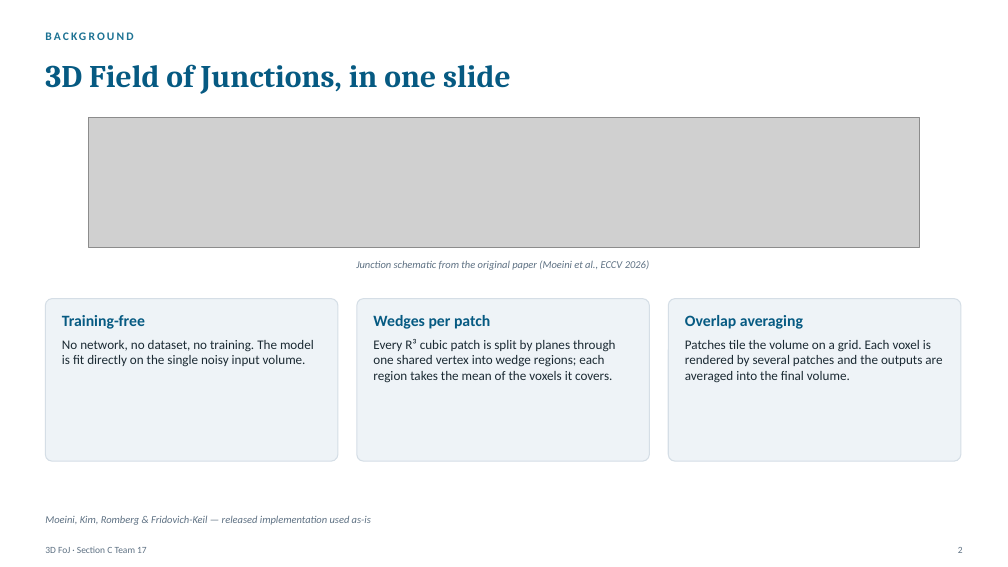
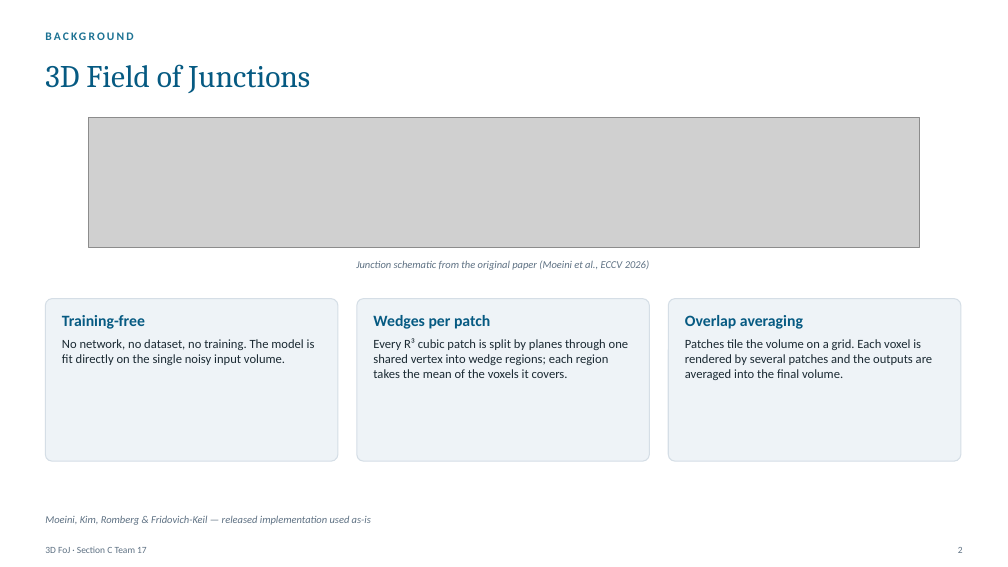
Before and after one commit to samudraneel05/SectionC_Team17, a slide deck: slide 2 of presentation/SectionC_Team17_presentation.pptx. Drawn at 1008x567 pixels with LibreOffice and Linux fonts; fonts in the diff are those of the drawing; grey boxes stand for pictures. Boxes give left, top, right and bottom in pixels: in the first picture for what was removed or moved away, otherwise in the second. Text is boxed around its words. In the diff, an @@ line names an element or a change of style, - is before the commit and + after.

```diff
--- a/presentation/SectionC_Team17_presentation.pptx
+++ b/presentation/SectionC_Team17_presentation.pptx
@@ text at (45, 64, 311, 93): text changed; bold off @@
-3D Field of Junctions, in one slide
+3D Field of Junctions
@@ text "Training-free" at (62, 315, 315, 365): size 12.5 to 12 pt in "No network, no dataset, no training. The ..." @@
@@ text "Wedges per patch" at (373, 315, 629, 378): size 12.5 to 12 pt in "Every R³ cubic patch is split by ..." @@
@@ text "Overlap averaging" at (685, 315, 933, 380): size 12.5 to 12 pt in "Patches tile the volume on a grid. ..." @@
```
Also in this commit, not shown: 9 other slides changed, 5 other files.
